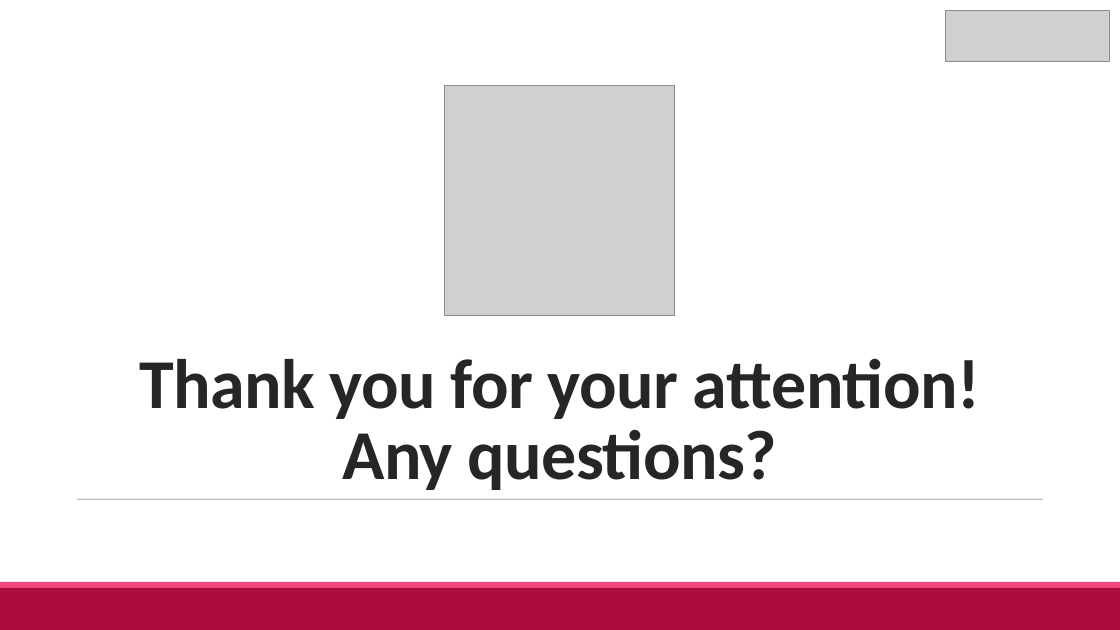
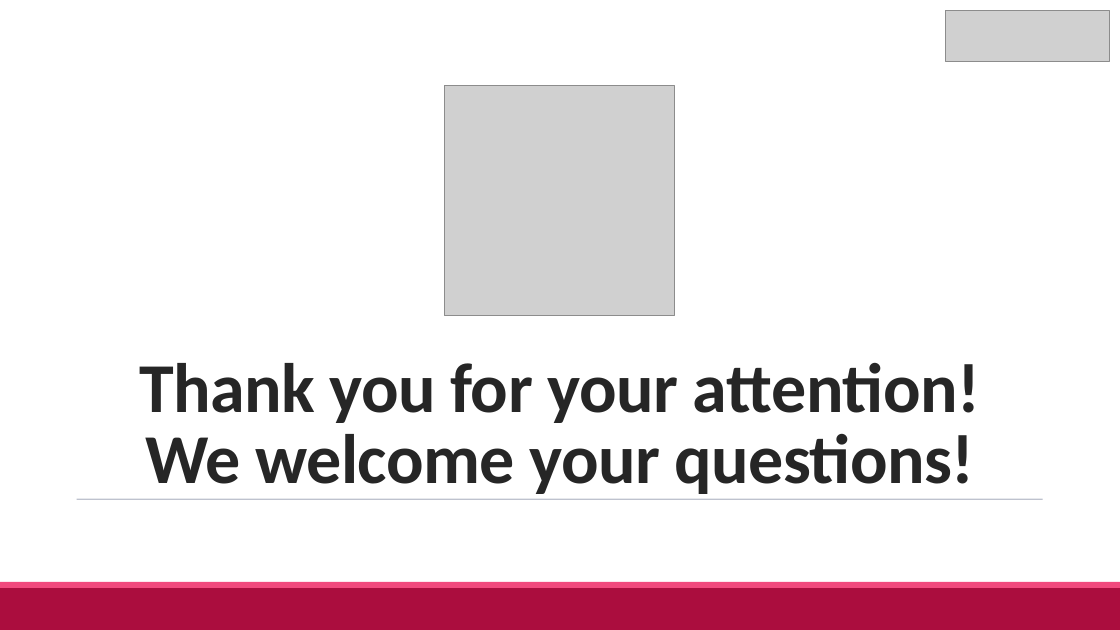
Before and after one commit to ale66/traffic-accident-gravity-predictor, a slide deck: slide 28 of presentation/eann2022_presentation.pptx. Drawn at 1120x630 pixels with LibreOffice and Linux fonts; fonts in the diff are those of the drawing; grey boxes stand for pictures. Boxes give left, top, right and bottom in pixels: in the first picture for what was removed or moved away, otherwise in the second. Text is boxed around its words. In the diff, an @@ line names an element or a change of style, - is before the commit and + after.

```diff
--- a/presentation/eann2022_presentation.pptx
+++ b/presentation/eann2022_presentation.pptx
@@ title at [139,363,980,500]: text changed @@
-Thank you for your attention!
-Any questions?
+Thank you for your attention!
+We welcome your questions!
```
Also in this commit, not shown: 22 other slides changed.
